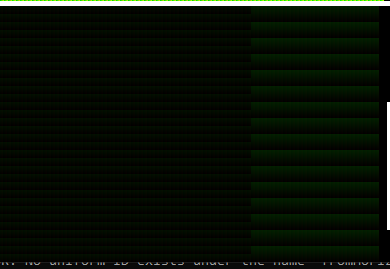
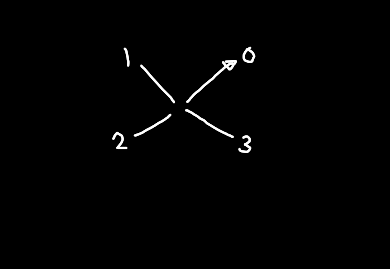
Two versions of the same layered image (390×269). Layer-by-layer changes:
added layer "Layer 15" above "Layer 14(pasted)" over [0, 0, 390, 269]
hid "Layer 11(pasted)", painted on it over [0, 0, 390, 269]
hid "Layer 10(pasted)", painted on it over [0, 0, 390, 269]
hid "Layer 9(pasted)", painted on it over [0, 0, 390, 269]
painted on "Layer 8(pasted)" over [0, 0, 390, 269]
hid "AngleIndex", painted on it over [0, 0, 390, 269]
hid "ToUVs", painted on it over [0, 0, 390, 269]
hid "SamplePosition" over [0, 0, 390, 269]
